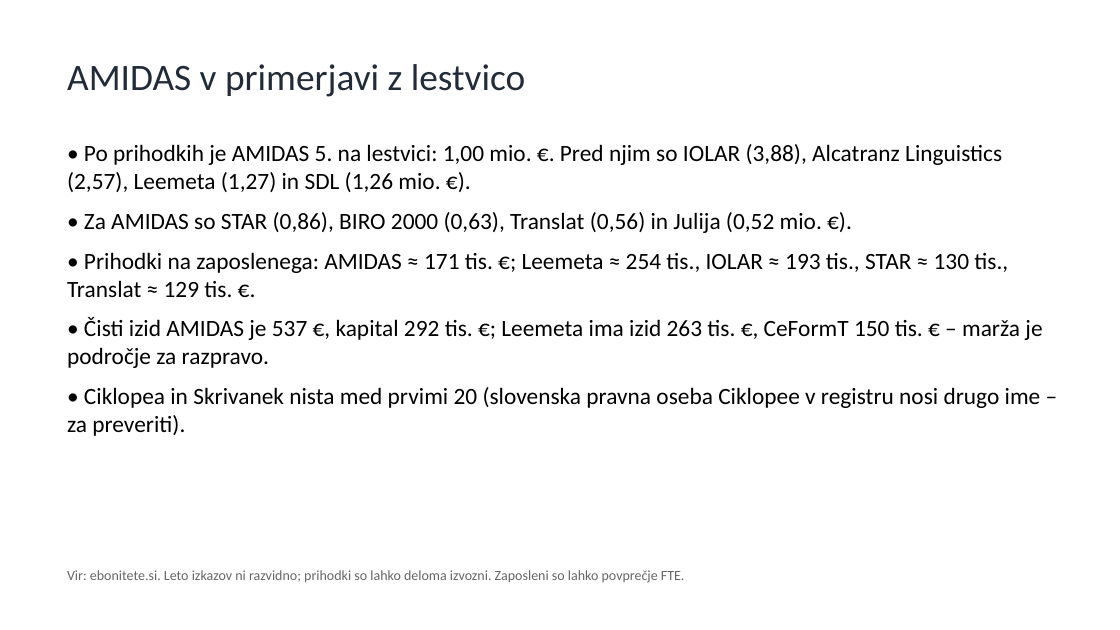
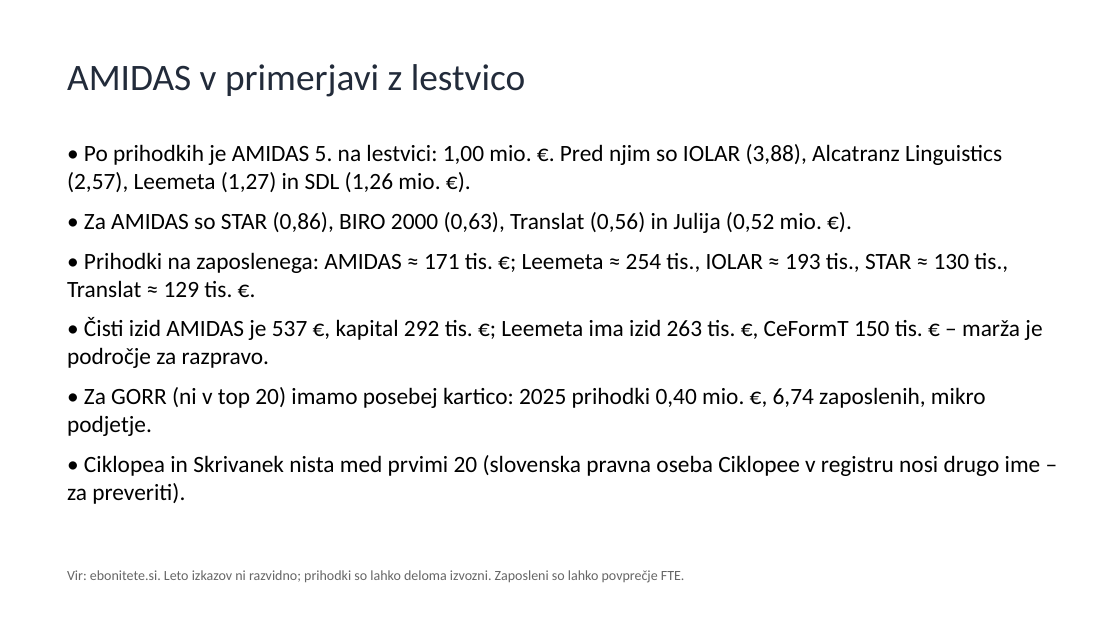
Before and after one commit to matjazambroz/github, a slide deck: slide 5 of analiza/analiza_konkurence_SI.pptx. Drawn at 1120x630 pixels with LibreOffice and Linux fonts; fonts in the diff are those of the drawing. Boxes give left, top, right and bottom in pixels: in the first picture for what was removed or moved away, otherwise in the second. Text is boxed around its words. In the diff, an @@ line names an element or a change of style, - is before the commit and + after.

```diff
--- a/analiza/analiza_konkurence_SI.pptx
+++ b/analiza/analiza_konkurence_SI.pptx
@@ text at (67, 387, 986, 436): paragraph added @@
+• Za GORR (ni v top 20) imamo posebej kartico: 2025 prihodki 0,40 mio. €, 6,74 zaposlenih, mikro podjetje.
```
Also in this commit, not shown: 3 other slides changed, 1 slide added, 1 other file.
